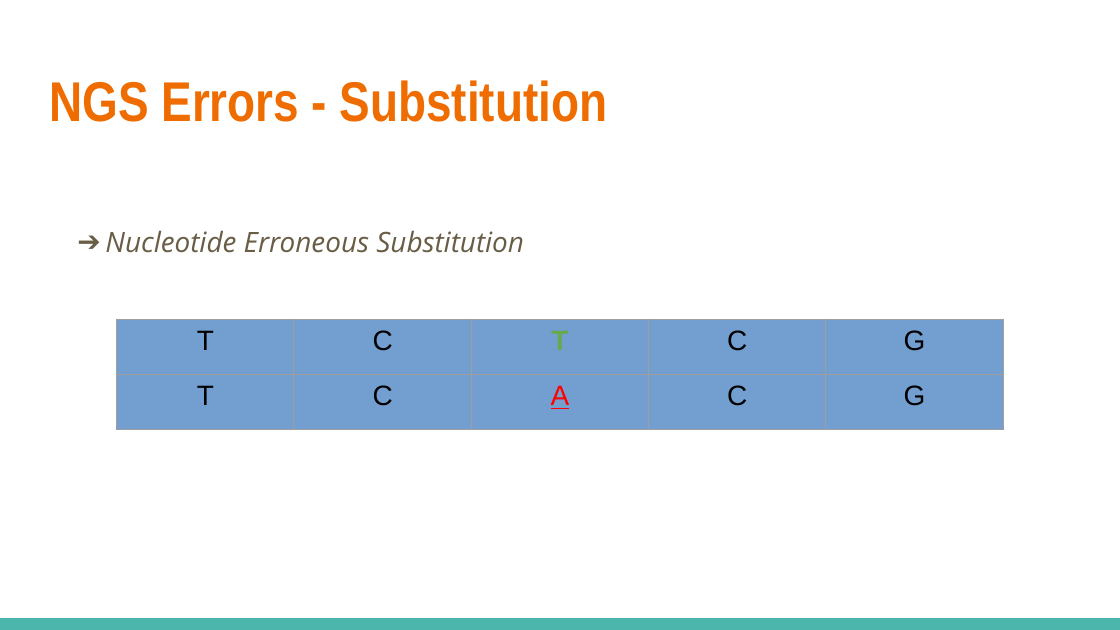
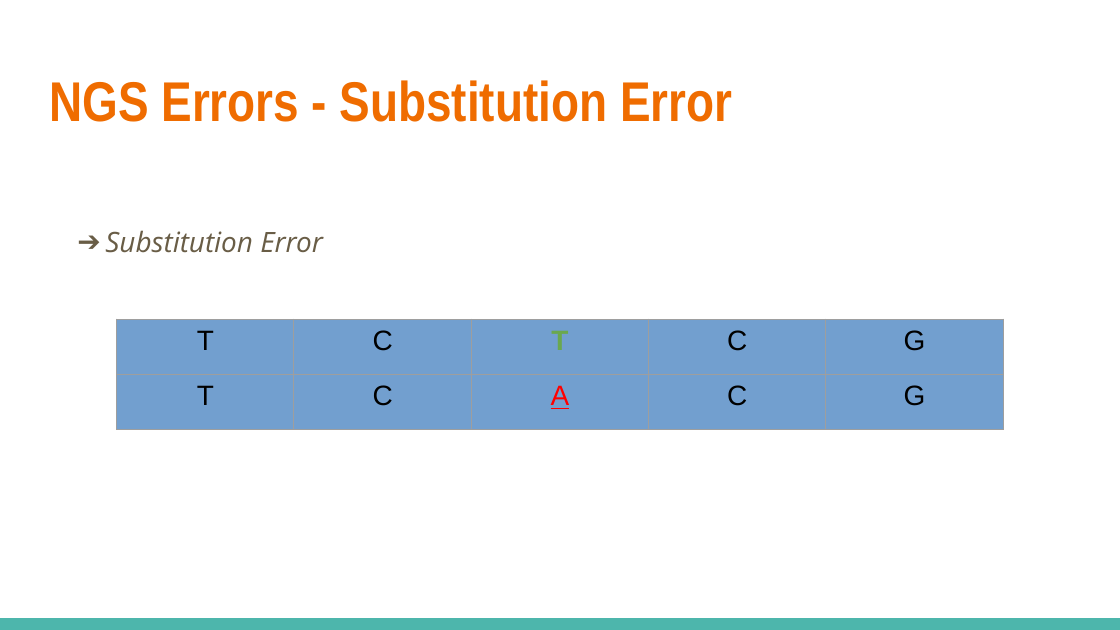
Before and after one commit to salmagomaa/masters-seminar, a slide deck: slide 20 of Presentation/DNA_Seq_Error_Corr_Alg.odp (slide 14 before the commit). Drawn at 1120x630 pixels with LibreOffice and Linux fonts; fonts in the diff are those of the drawing. Boxes give left, top, right and bottom in pixels: in the first picture for what was removed or moved away, otherwise in the second. Text is boxed around its words. In the diff, an @@ line names an element or a change of style, - is before the commit and + after.

```diff
--- a/Presentation/DNA_Seq_Error_Corr_Alg.odp
+++ b/Presentation/DNA_Seq_Error_Corr_Alg.odp
@@ title at bbox=[49, 80, 732, 122]: text changed @@
-NGS Errors - Substitution
+NGS Errors - Substitution Error
@@ text at bbox=[105, 230, 323, 253]: text changed @@
-➔ Nucleotide Erroneous Substitution
+➔ Substitution Error
```
Also in this commit, not shown: 36 other slides changed, 17 slides added, 1 slide removed, 1 other file.
